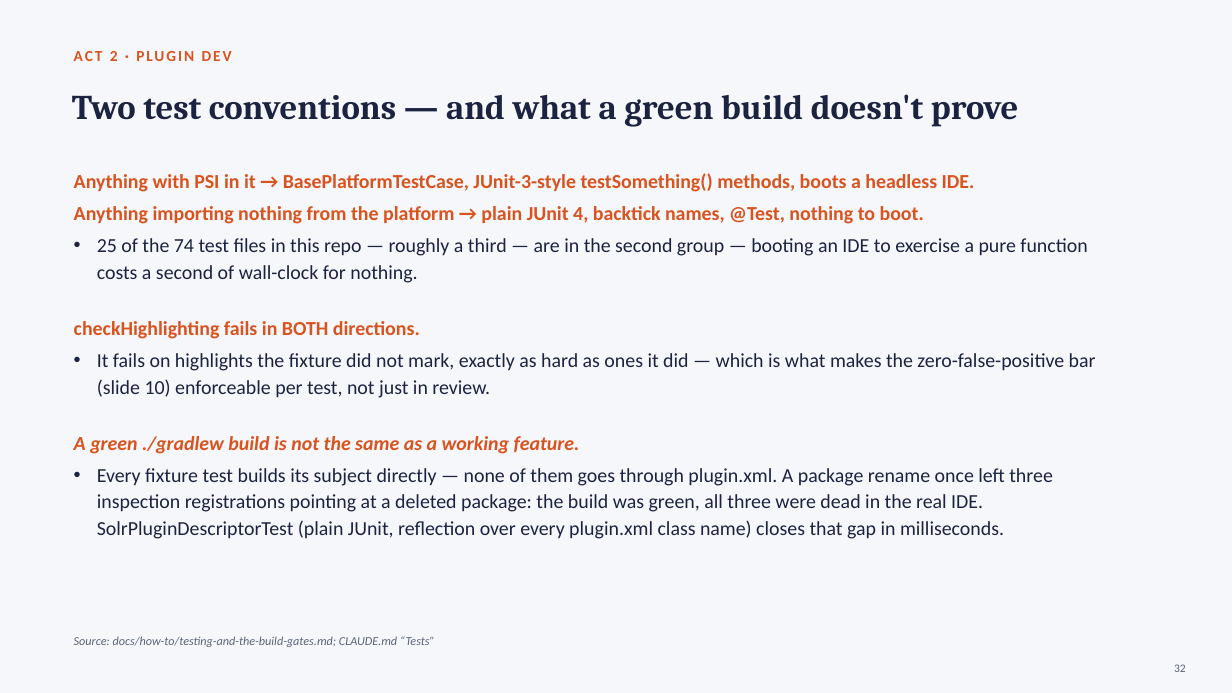
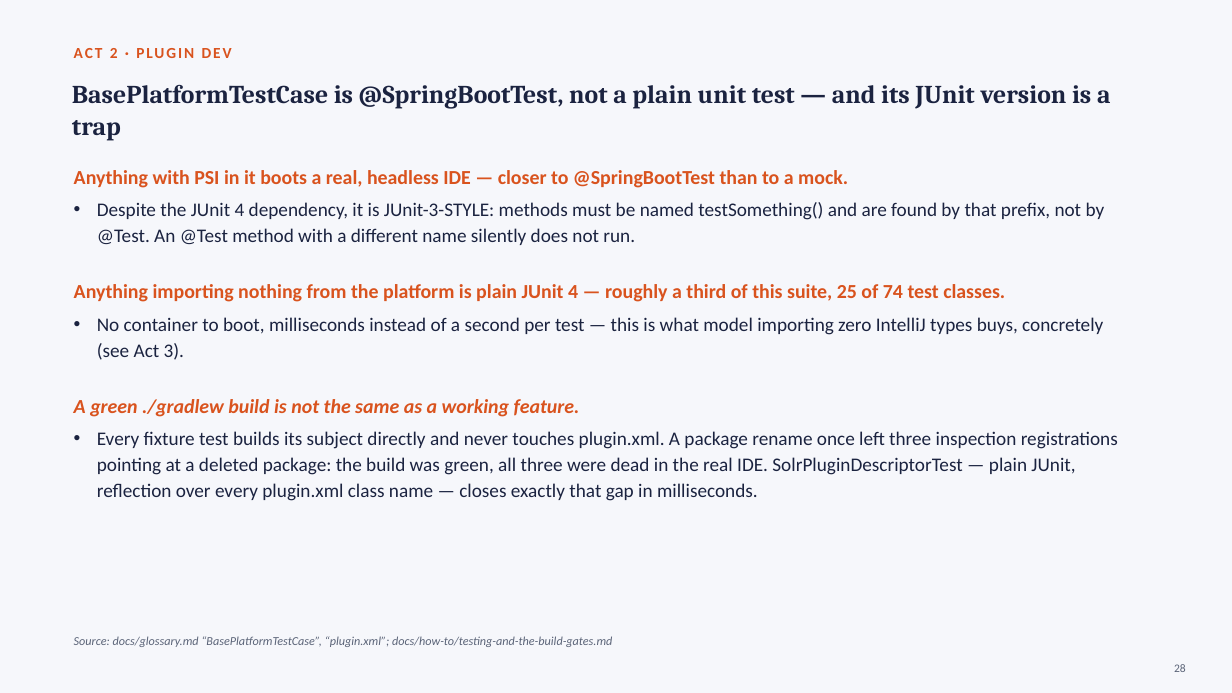
Before and after one commit to adityamparikh/solr-intellij-plugin, a slide deck: slide 28 of docs/presentation/solr-intellij-plugin.pptx (slide 32 before the commit). Drawn at 1232x693 pixels with LibreOffice and Linux fonts; fonts in the diff are those of the drawing. Boxes give left, top, right and bottom in pixels: in the first picture for what was removed or moved away, otherwise in the second. Text is boxed around its words. In the diff, an @@ line names an element or a change of style, - is before the commit and + after.

```diff
--- a/docs/presentation/solr-intellij-plugin.pptx
+++ b/docs/presentation/solr-intellij-plugin.pptx
@@ text at (x1=72, y1=85, x2=1110, y2=141): text changed; size 27 to 20 pt @@
-Two test conventions — and what a green build doesn't prove
+BasePlatformTestCase is @SpringBootTest, not a plain unit test — and its JUnit version is a trap
@@ text at (x1=74, y1=170, x2=1105, y2=360): text changed; size 15.5 to 15 pt @@
-Anything with PSI in it → BasePlatformTestCase, JUnit-3-style testSomething() methods, boots a headless IDE.
-Anything importing nothing from the platform → plain JUnit 4, backtick names, @Test, nothing to boot.
-• 25 of the 74 test files in this repo — roughly a third — are in the second group — booting an IDE to exercise a pure function costs a second of wall-clock for nothing.
-checkHighlighting fails in BOTH directions.
-• It fails on highlights the fixture did not mark, exactly as hard as ones it did — which is what makes the zero-false-positive bar (slide 10) enforceable per test, not just in review.
+Anything with PSI in it boots a real, headless IDE — closer to @SpringBootTest than to a mock.
+• Despite the JUnit 4 dependency, it is JUnit-3-STYLE: methods must be named testSomething() and are found by that prefix, not by @Test. An @Test method with a different name silently does not run.
+Anything importing nothing from the platform is plain JUnit 4 — roughly a third of this suite, 25 of 74 test classes.
+• No container to boot, milliseconds instead of a second per test — this is what model importing zero IntelliJ types buys, concretely (see Act 3).
@@ text at (x1=74, y1=399, x2=580, y2=417): more space between paragraphs @@
@@ text at (x1=97, y1=431, x2=1118, y2=501): text changed; size 15.5 to 15 pt @@
-• Every fixture test builds its subject directly — none of them goes through plugin.xml. A package rename once left three inspection registrations pointing at a deleted package: the build was green, all three were dead in the real IDE. SolrPluginDescriptorTest (plain JUnit, reflection over every plugin.xml class name) closes that gap in milliseconds.
+• Every fixture test builds its subject directly and never touches plugin.xml. A package rename once left three inspection registrations pointing at a deleted package: the build was green, all three were dead in the real IDE. SolrPluginDescriptorTest — plain JUnit, reflection over every plugin.xml class name — closes exactly that gap in milliseconds.
@@ text at (x1=74, y1=636, x2=612, y2=647): text changed @@
-Source: docs/how-to/testing-and-the-build-gates.md; CLAUDE.md “Tests”
+Source: docs/glossary.md “BasePlatformTestCase”, “plugin.xml”; docs/how-to/testing-and-the-build-gates.md
@@ text at (x1=1174, y1=664, x2=1186, y2=672): text changed @@
-32
+28
```
Also in this commit, not shown: 7 other slides changed, 29 slides added, 33 slides removed, 2 other files.
